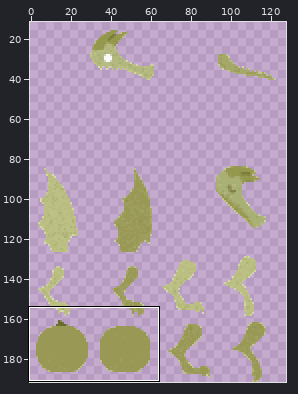
Two states of a sprite sheet, dragon/app/src/main/res/drawable/dragon_sheet_low.png. The first picture is a wide view before the edit; the outline marks the close-up.
Close-up. Old version:
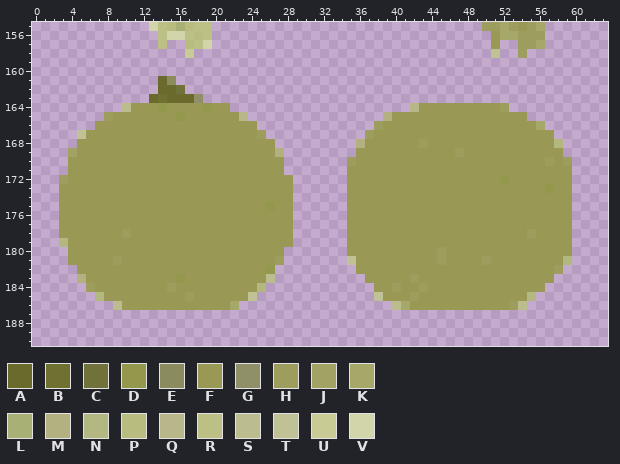
The file is 128x192 pixels. Colours within 5 levels of each other are drawn and written as one. Shown: x 0..63, y 155..190. The wide view leaves out empty margins. The commit also changed other parts of the picture, which this record leaves out.
Palette (. is transparent): A #696a2b  B #6f7130  C #71723a  D #94984c  E #8a8c5e  F #999955  G #8f9068  H #9d9d5d  J #a1a264  K #a5a869  L #a9b076  M #b2b17f  N #b2b880  P #b8bc7e  Q #b7b789  R #bdc085  S #bcbd8e  T #c0c295  U #c8cb94  V #d2d4aa
Pixels before, first column x 3:
155 ..........VRPLPRR..............................HHKHFHK...
156 ...........RVVRPR...............................FKKHHH...
157 ...........R..PRV...............................F..HHK...
158 ..............U.................................T..H.....
159 .........................................................
160 .........................................................
161 ...........AE............................................
162 ...........AAC...........................................
163 ..........ABAAAG.........................................
164 .......SFFFDFFFFDFF....................QFFFFFFFFFH.......
165 .....HFFFFFFFDFFFFFFQ...............MFFFFFFFFFFFFFFF.....
166 ....FFFFFFFFFFFFFFFFFF.............HFFFFFFFFFFFFFFFFFK...
167 ..TFFFFFFFFFFFFFFFFFFFH...........HFFFFFFFFFFFFFFFFFFFF..
168 ..FFFFFFFFFFFFFFFFFFFFFF.........MFFFFFFHFFFFFFFFFFFFFFN.
169 .JFFFFFFFFFFFFFFFFFFFFFFM........FFFFFFFFFFFHFFFFFFFFFFF.
170 .FFFFFFFFFFFFFFFFFFFFFFFF.......HFFFFFFFFFFFFFFFFFFFFFHFH
171 .FFFFFFFFFFFFFFFFFFFFFFFF.......FFFFFFFFFFFFFFFFFFFFFFFFF
172 HFFFFFFFFFFFFFFFFFFFFFFFFF......FFFFFFFFFFFFFFFFFDFFFFFFF
173 FFFFFFFFFFFFFFFFFFFFFFFFFF......FFFFFFFFFFFFFFFFFFFFFFDFF
174 FFFFFFFFFFFFFFFFFFFFFFFFFF......FFFFFFFFFFFFFFFFFFFFFFFFF
175 FFFFFFFFFFFFFFFFFFFFFFFDFF......FFFFFFFFFFFFFFFFFFFFFFFFF
176 FFFFFFFFFFFFFFFFFFFFFFFFFF......FFFFFFFFFFFFFFFFFFFFFFFFF
177 FFFFFFFFFFFFFFFFFFFFFFFFFF......FFFFFFFFFFFFFFFFFFFFFFFFF
178 FFFFFFFHFFFFFFFFFFFFFFFFFF......FFFFFFFFFFFFFFFFFFFFHFFFF
179 NFFFFFFFFFFFFFFFFFFFFFFFFF......FFFFFFFFFFFFFFFFFFFFFFFFF
180 .FFFFFFFFFFFFFFFFFFFFFFFF.......FFFFFFFFFFHFFFFFFFFFFFFFF
181 .FFFFFHFFFFFFFFFFFFFFFFFH.......TFFFFFFFFFHFFFFHFFFFFFFFN
182 ..FFFFFFFFFFFFFFFFFFFFFD.........FFFFFFFFFFFFFFFFFFFFFFH.
183 ..MFFFFFFFFFFDFFFFFFFFFS..........FFFFFHFFFFFFFFFFFFFFF..
184 ...HFFFFFFFFHFFFFFFFFFN............FFHFFHFFFFFFFFFFFFF...
185 ....NFFFFFFFFFHFFFFFFT.............TFFFHFFFFFFFFFFFFN....
186 ......SFFFFFFFFFFFFK.................SKFFFFFFFFFFFHS.....
The result:
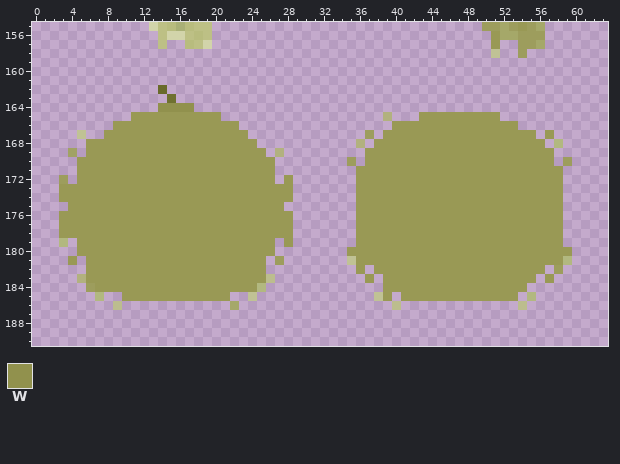
Colours new in this view: W #91914d
Changes in this commit:
y 158: x 17 U -> .
y 161: x 14..15 AE -> ..
y 162: x 15..16 AC -> ..
y 163: x 13..18 ABAAAG -> ..B...
y 164: x 10..21 SFFFDFFFFDFF -> ....WWWW....; x 42..52 QFFFFFFFFFH -> ...........
y 165: x 8..10 HFF -> ...; x 16 D -> F; x 21..23 FFQ -> ...; x 40..42 FFF -> ...; x 52..54 FFF -> ...
y 166: x 7..8 FF -> ..; x 23..24 FF -> ..; x 38..39 HF -> ..; x 54..56 FFK -> ...
y 167: x 6..7 FF -> ..; x 24..25 FH -> ..; x 38 F -> .; x 56 F -> .
y 168: x 5 F -> .; x 25..26 FF -> ..; x 37 F -> .; x 43 H -> F; x 57 F -> .
y 169: x 5 F -> .; x 26 F -> .; x 36 F -> .; x 47 H -> F; x 58 F -> .
y 170: x 4 F -> .; x 27 F -> .; x 36 F -> .; x 57..58 HF -> F.
y 171: x 4 F -> .; x 27 F -> .; x 35 F -> .; x 59 F -> .
y 172: x 4 F -> .; x 27 F -> .; x 35 F -> .; x 52 D -> F; x 59 F -> .
y 173: x 35 F -> .; x 57 D -> F; x 59 F -> .
y 174: x 35 F -> .; x 59 F -> .
y 175: x 3 F -> .; x 26 D -> F; x 28 F -> .; x 35 F -> .; x 59 F -> .
y 176..177: x 35 F -> .; x 59 F -> .
y 178: x 10 H -> F; x 35 F -> .; x 55 H -> F; x 59 F -> .
y 179: x 4 F -> .; x 27 F -> .; x 35 F -> .; x 59 F -> .
y 180: x 4 F -> .; x 27 F -> .; x 45 H -> F
y 181: x 5 F -> .; x 9 H -> F; x 26 F -> .; x 45 H -> F; x 50 H -> F
y 182: x 5 F -> .; x 26 D -> .; x 37 F -> .; x 57 F -> .
y 183: x 16 D -> F; x 38 F -> .; x 42 H -> F; x 56 F -> .
y 184: x 15 H -> F; x 38 F -> .; x 40 H -> F; x 43 H -> F; x 55..56 FF -> ..
y 185: x 8..9 FF -> ..; x 17 H -> F; x 22..23 FF -> ..; x 40 F -> .; x 42 H -> F; x 54 F -> .
y 186: x 10..21 FFFFFFFFFFFF -> ............; x 41..53 KFFFFFFFFFFFH -> .............
Boxes around the changes in both close-ups, in picture pixels (x1, y1, x2, y2):
changed: (59, 49, 293, 211)
changed: (347, 103, 572, 310)
changed: (68, 229, 284, 310)
